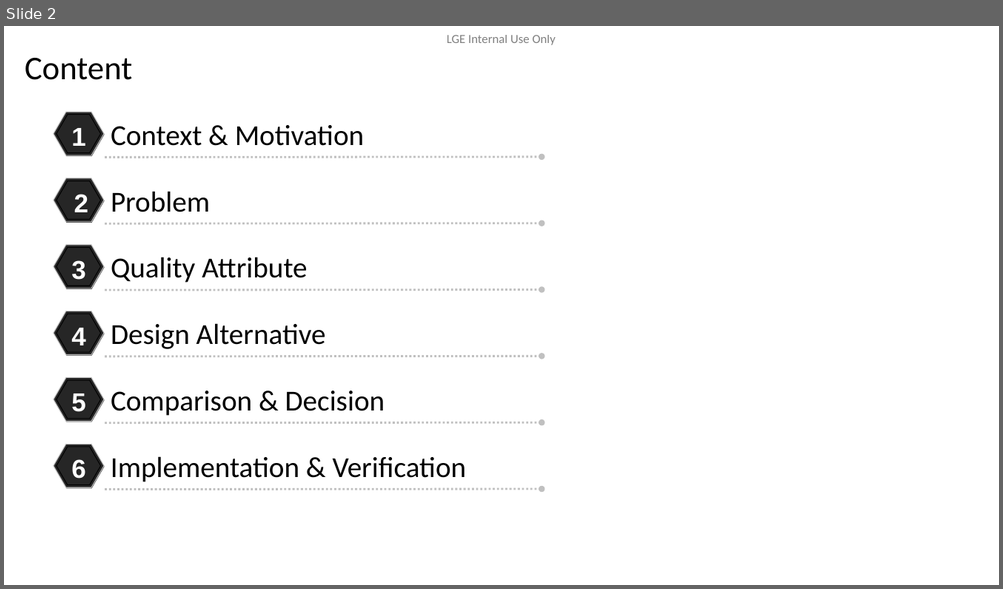
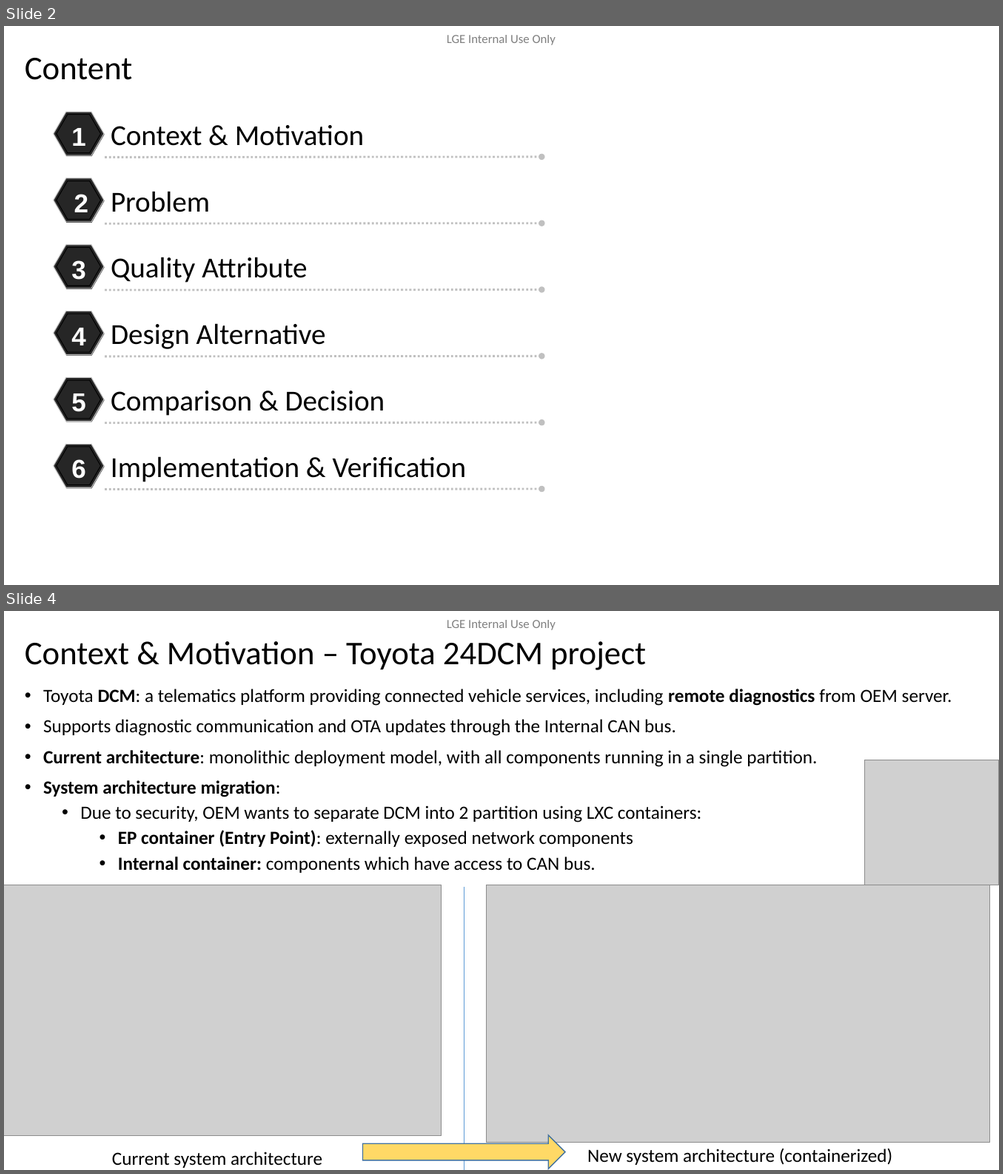
Before and after one commit to btqt/fe, a slide deck: design/FE_phi.vu_Design of Secure Remote Diag on Container Separation Architecture_3rd.pptx. Shown one above the other, each under a label of ours: slide 2 before the commit, slides 2 and 4 after it; the slides between them are not shown. The pictures are 1003x589 and 1003x1174 pixels, drawn with LibreOffice and Linux fonts; fonts in the diff are those of the drawing; grey boxes stand for pictures; background and template pictures are left out. Boxes give left, top, right and bottom in pixels: in the first picture for what was removed or moved away, otherwise in the second. Text is boxed around its words. In the diff, an @@ line names an element or a change of style, - is before the commit and + after.

```diff
--- a/design/FE_phi.vu_Design of Secure Remote Diag on Container Separation Architecture_3rd.pptx
+++ b/design/FE_phi.vu_Design of Secure Remote Diag on Container Separation Architecture_3rd.pptx
@@ slide 4 added at box(4, 611, 999, 1170), background #FFFFFF; not listed: 1 template element that a slide beside it also shows @@
@@ title added at box(25, 641, 646, 670), 32 pt, text #000000 @@
+Context & Motivation – Toyota 24DCM project
@@ text added at box(43, 689, 952, 873), 18 pt, text #000000 @@
+• Toyota DCM: a telematics platform providing connected vehicle services, including remote diagnostics from OEM server.
+• Supports diagnostic communication and OTA updates through the Internal CAN bus.
+• Current architecture: monolithic deployment model, with all components running in a single partition.
+• System architecture migration:
+  • Due to security, OEM wants to separate DCM into 2 partition using LXC containers:
+    • EP container (Entry Point): externally exposed network components
+    • Internal container: components which have access to CAN bus.
@@ picture added at box(865, 760, 999, 885) @@
@@ picture added at box(4, 885, 441, 1136) @@
@@ line added from (464, 887) to (464, 1170), #5B9BD5 0.5 pt @@
@@ picture added at box(486, 885, 990, 1143) @@
@@ right arrow added at box(363, 1136, 565, 1169), fill #FFD966, outline #43739E 1 pt @@
@@ text added at box(112, 1152, 322, 1168), 18 pt, text #000000 @@
+Current system architecture
@@ text added at box(587, 1149, 892, 1165), 18 pt, text #000000 @@
+New system architecture (containerized)
```
Also in this commit, not shown: 10 slides changed, 1 other slide added, 1 slide removed, 7 other files.
